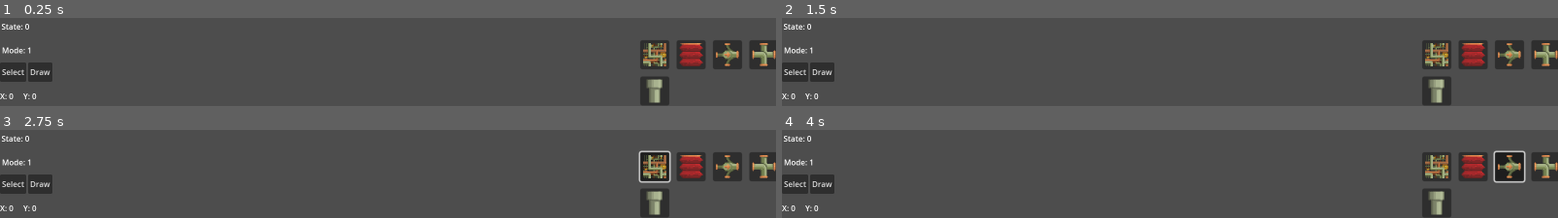
Above: before the commit, frames 1-4 (two rows, left to right).
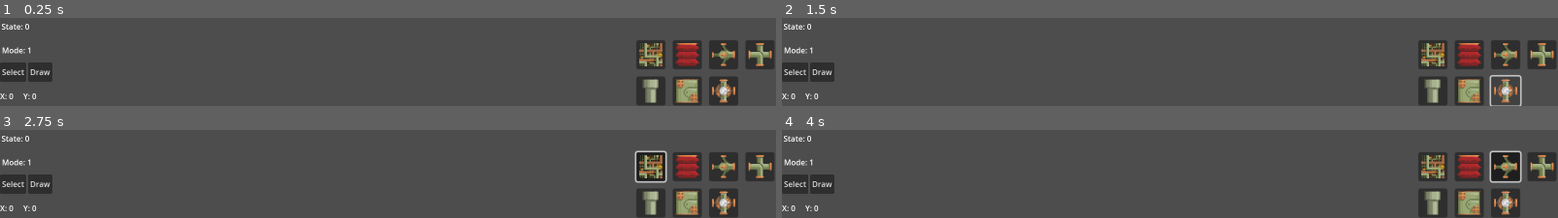
Above: after the commit, the same moments.

Repository: latoiste/Growtopia-Steam-Planner
Game: Godot game, scene res://scenes/main.tscn
Same seed, same stepped clock (60 frames per second), same inputs: the game is played once before the commit and once after it. The engine's default icon, where the game draws it, is replaced by a stand-in: a white triangle on a blue panel in a dark square.
Inputs (mouse positions are in pixels of both pictures, inside the frame that each line leads up to; where the layout moved, square brackets give the same spot in the first picture):
- Up to frame 1 (0.25 s): no input
- Up to frame 2 (1.5 s): click (1472, 91) at 0.52 s; click (1503, 91) at 1.27 s
- Up to frame 3 (2.75 s): click (651, 166) at 2 s
- Up to frame 4 (4 s): click (1472, 166) at 2.75 s; click (1503, 166) [1511, 166] at 3.5 s

The runs differ from the first frame. In frame 1, 5.9% of the frame differs, in the area x 82-100%, y 25-99%; in frame 2, 5.4%; in frame 3, 6.1%, in the area x 81-100%, y 23-99%; in frame 4, 6.1%.

Commit message:
feat: add steam crank and update steam sprite

Diff:
--- a/scenes/Steam.tscn
+++ b/scenes/Steam.tscn
@@ -1,16 +1,19 @@
 [gd_scene load_steps=3 format=3 uid="uid://btffcbbs7ojqg"]
 
 [ext_resource type="Script" uid="uid://bo5jfhwc13lu" path="res://scripts/Steam.gd" id="1_pvta1"]
-[ext_resource type="Texture2D" uid="uid://duay2cv17wwp" path="res://icon.svg" id="2_fls6p"]
+[ext_resource type="Texture2D" uid="uid://iul7ksprcqv2" path="res://block sprites/particles.png" id="2_pvta1"]
 
 [node name="Steam" type="Node2D"]
 script = ExtResource("1_pvta1")
+metadata/_edit_vertical_guides_ = [16.0]
+metadata/_edit_horizontal_guides_ = [16.0]
 
 [node name="Sprite2D" type="Sprite2D" parent="."]
-position = Vector2(4.0625, 4.0625)
-scale = Vector2(0.109375, 0.109375)
-texture = ExtResource("2_fls6p")
-offset = Vector2(36, 36)
+modulate = Color(1, 1, 1, 0.745098)
+z_index = 2
+position = Vector2(9, 9)
+scale = Vector2(0.75, 0.75)
+texture = ExtResource("2_pvta1")
 
 [node name="Timer" type="Timer" parent="."]
 wait_time = 20.0
--- a/scenes/UI/HUD.tscn
+++ b/scenes/UI/HUD.tscn
@@ -7,6 +7,8 @@
 [ext_resource type="Texture2D" uid="uid://cwxiuj43g3x1q" path="res://block sprites/Conductor/funnel.png" id="5_gawfp"]
 [ext_resource type="Texture2D" uid="uid://caro3onopftdx" path="res://block sprites/Conductor/crossover.png" id="6_tohwf"]
 [ext_resource type="Texture2D" uid="uid://dup3s4feusntq" path="res://block sprites/Conductor/pipes/pipe_base.png" id="7_e8ns6"]
+[ext_resource type="Texture2D" uid="uid://c7c7qhmg7cl5x" path="res://block sprites/Conductor/door_closed.png" id="8_a0qax"]
+[ext_resource type="Texture2D" uid="uid://b7q4dt2yrjsmi" path="res://block sprites/Conductor/crank_vertical.png" id="8_gawfp"]
 
 [sub_resource type="ButtonGroup" id="ButtonGroup_ucsqe"]
 
@@ -23,9 +25,9 @@
 anchor_top = 1.0
 anchor_right = 1.0
 anchor_bottom = 1.0
-offset_left = -272.0
+offset_left = -288.0
 offset_top = -136.0
-offset_right = -90.0
+offset_right = -98.0
 offset_bottom = -46.0
 grow_horizontal = 0
 grow_vertical = 0
@@ -43,8 +45,6 @@
 "
 icon = ExtResource("2_ucsqe")
 icon_alignment = 1
-script = ExtResource("2_7n4fj")
-metadata/_custom_type_script = "uid://b268wb8u5qkbr"
 
 [node name="Stomper" type="Button" parent="BlockContainer"]
 layout_mode = 2
@@ -52,8 +52,6 @@
 button_group = SubResource("ButtonGroup_ucsqe")
 icon = ExtResource("4_a0qax")
 icon_alignment = 1
-script = ExtResource("2_7n4fj")
-metadata/_custom_type_script = "uid://b268wb8u5qkbr"
 
 [node name="Funnel" type="Button" parent="BlockContainer"]
 layout_mode = 2
@@ -61,16 +59,12 @@
 button_group = SubResource("ButtonGroup_ucsqe")
 icon = ExtResource("5_gawfp")
 icon_alignment = 1
-script = ExtResource("2_7n4fj")
-metadata/_custom_type_script = "uid://b268wb8u5qkbr"
 
 [node name="Crossover" type="Button" parent="BlockContainer"]
 layout_mode = 2
 toggle_mode = true
 button_group = SubResource("ButtonGroup_ucsqe")
 icon = ExtResource("6_tohwf")
-script = ExtResource("2_7n4fj")
-metadata/_custom_type_script = "uid://b268wb8u5qkbr"
 
 [node name="Pipe" type="Button" parent="BlockContainer"]
 layout_mode = 2
@@ -80,8 +74,14 @@
 "
 icon = ExtResource("7_e8ns6")
 icon_alignment = 1
-script = ExtResource("2_7n4fj")
-metadata/_custom_type_script = "uid://b268wb8u5qkbr"
+
+[node name="Door" type="Button" parent="BlockContainer"]
+layout_mode = 2
+icon = ExtResource("8_a0qax")
+
+[node name="Crank" type="Button" parent="BlockContainer"]
+layout_mode = 2
+icon = ExtResource("8_gawfp")
 
 [node name="ModeContainer" type="HBoxContainer" parent="."]
 anchors_preset = -1
--- a/scenes/UI/IconButtonBase.tres
+++ /dev/null
@@ -1,12 +0,0 @@
-[gd_resource type="StyleBoxFlat" format=3 uid="uid://coe5oo8d6yw77"]
-
-[resource]
-bg_color = Color(0.164706, 0.164706, 0.164706, 1)
-corner_radius_top_left = 6
-corner_radius_top_right = 6
-corner_radius_bottom_right = 6
-corner_radius_bottom_left = 6
-expand_margin_left = 2.0
-expand_margin_top = 2.0
-expand_margin_right = 2.0
-expand_margin_bottom = 2.0
--- a/scenes/UI/IconButtonPressed.tres
+++ /dev/null
@@ -1,26 +0,0 @@
-[gd_resource type="Theme" load_steps=4 format=3 uid="uid://bd7rtikako68s"]
-
-[ext_resource type="StyleBox" uid="uid://coe5oo8d6yw77" path="res://scenes/UI/IconButtonBase.tres" id="1_82bo5"]
-
-[sub_resource type="StyleBoxEmpty" id="StyleBoxEmpty_ucsqe"]
-
-[sub_resource type="StyleBoxFlat" id="StyleBoxFlat_82bo5"]
-bg_color = Color(0.164706, 0.164706, 0.164706, 1)
-border_width_left = 2
-border_width_top = 2
-border_width_right = 2
-border_width_bottom = 2
-border_color = Color(0.877599, 0.424385, 0.191861, 1)
-corner_radius_top_left = 6
-corner_radius_top_right = 6
-corner_radius_bottom_right = 6
-corner_radius_bottom_left = 6
-expand_margin_left = 2.0
-expand_margin_top = 2.0
-expand_margin_right = 2.0
-expand_margin_bottom = 2.0
-
-[resource]
-Button/styles/focus = SubResource("StyleBoxEmpty_ucsqe")
-Button/styles/normal = ExtResource("1_82bo5")
-Button/styles/pressed = SubResource("StyleBoxFlat_82bo5")
--- a/scenes/UI/interact_button.tscn
+++ b/scenes/UI/interact_button.tscn
@@ -1,12 +1,6 @@
-[gd_scene load_steps=2 format=3 uid="uid://b7e8rb3hjjxep"]
-
-[ext_resource type="Script" uid="uid://jyy7cncuvjtl" path="res://scripts/UI/interact_button.gd" id="1_es383"]
+[gd_scene format=3 uid="uid://b7e8rb3hjjxep"]
 
 [node name="InteractButton" type="Button"]
 offset_right = 8.0
 offset_bottom = 8.0
 scale = Vector2(0.75, 0.75)
-script = ExtResource("1_es383")
-metadata/_custom_type_script = "uid://b268wb8u5qkbr"
-
-[connection signal="pressed" from="." to="." method="_on_pressed"]
--- /dev/null
+++ b/scenes/blocks/conductor/crank.tscn
@@ -0,0 +1,18 @@
+[gd_scene load_steps=4 format=3 uid="uid://jom8h5cpaflf"]
+
+[ext_resource type="Script" uid="uid://64we26jkojua" path="res://scripts/blocks/conductor/crank.gd" id="1_7rn34"]
+[ext_resource type="PackedScene" uid="uid://b7e8rb3hjjxep" path="res://scenes/UI/interact_button.tscn" id="2_7rn34"]
+[ext_resource type="Texture2D" uid="uid://b7q4dt2yrjsmi" path="res://block sprites/Conductor/crank_vertical.png" id="2_83hrd"]
+
+[node name="Crank" type="Node2D"]
+script = ExtResource("1_7rn34")
+metadata/_custom_type_script = "uid://coxi4dypyi3en"
+
+[node name="Sprite2D" type="Sprite2D" parent="."]
+position = Vector2(8, 8)
+scale = Vector2(0.5, 0.5)
+texture = ExtResource("2_83hrd")
+
+[node name="InteractButton" parent="." instance=ExtResource("2_7rn34")]
+
+[connection signal="pressed" from="InteractButton" to="." method="interact"]
--- /dev/null
+++ b/scenes/blocks/conductor/door.tscn
@@ -0,0 +1,18 @@
+[gd_scene load_steps=4 format=3 uid="uid://mf5yba3ubneh"]
+
+[ext_resource type="Script" uid="uid://0ygy7oo8q806" path="res://scripts/blocks/conductor/door.gd" id="1_11wsc"]
+[ext_resource type="Texture2D" uid="uid://c7c7qhmg7cl5x" path="res://block sprites/Conductor/door_closed.png" id="2_ji6w5"]
+[ext_resource type="PackedScene" uid="uid://b7e8rb3hjjxep" path="res://scenes/UI/interact_button.tscn" id="3_4gic2"]
+
+[node name="Door" type="Node2D"]
+script = ExtResource("1_11wsc")
+metadata/_custom_type_script = "uid://coxi4dypyi3en"
+
+[node name="Sprite2D" type="Sprite2D" parent="."]
+position = Vector2(8, 8)
+scale = Vector2(0.5, 0.5)
+texture = ExtResource("2_ji6w5")
+
+[node name="InteractButton" parent="." instance=ExtResource("3_4gic2")]
+
+[connection signal="pressed" from="InteractButton" to="." method="enter_steam"]
--- a/scripts/Steam.gd
+++ b/scripts/Steam.gd
@@ -3,6 +3,7 @@
 
 signal give_steam;
 
+@onready var sprite = $Sprite2D;
 @onready var timer = $Timer;
 
 var tween: Tween;
@@ -68,7 +69,7 @@
 	queue_free();
 
 func _process(delta: float) -> void:
-	#print(current_block);
 	if not current_block:
 		kill_steam();
 		print("killed")
+	sprite.rotation_degrees += 360 * delta;
--- a/scripts/UI/interact_button.gd
+++ /dev/null
@@ -1,6 +0,0 @@
-extends ButtonOverlay
-var cooldown_active: bool = false;
-
-#TODO ADD COOLDOWNNN NOWWWWWW
-func _on_pressed() -> void:
-	pass;
--- /dev/null
+++ b/scripts/blocks/conductor/crank.gd
@@ -0,0 +1,31 @@
+extends Conductor
+
+@onready var sprite = $Sprite2D;
+
+const CRANK_TEXTURES = [
+	preload("res://block sprites/Conductor/crank_vertical.png"),
+	preload("res://block sprites/Conductor/crank_horizontal.png"),
+]
+
+var is_switched: bool = false;
+const input_dir: Array[Vector2] = [Constants.UP, Constants.DOWN];
+const output_dir: Array[Vector2] = [Constants.UP, Constants.DOWN];
+
+func enter():
+	super();
+	new_block("crank", "conductor", true, false, output_dir, input_dir);
+
+func get_next_dir(_prev_dir: Vector2 = Constants.NO_DIR):
+	output_direction = [_prev_dir];
+	return super();
+
+func interact():
+	rotate_dir(input_direction);
+	is_switched = not is_switched;
+
+	sprite.texture = CRANK_TEXTURES[1 if is_switched else 0];
+
+func rotate_dir(directions: Array[Vector2]):
+	for i in range(directions.size()):
+		var dir = directions[i];
+		directions[i] = Vector2(dir.y, -dir.x);
--- a/scripts/blocks/conductor/crossover.gd
+++ b/scripts/blocks/conductor/crossover.gd
@@ -9,12 +9,12 @@
 	super();
 	new_block("crossover", "conductor", false, true, output_dir, input_dir);
 
-func get_next_dir(prev_dir: Vector2 = Constants.NO_DIR) -> Vector2:
+func get_next_dir(_prev_dir: Vector2 = Constants.NO_DIR) -> Vector2:
 	# if prev dir is vertical
-	if prev_dir.x == 0:
-		output_dir = [Vector2(prev_dir.y, -prev_dir.x)];
+	if _prev_dir.x == 0:
+		output_dir = [Vector2(_prev_dir.y, -_prev_dir.x)];
 	else:
-		output_dir = [Vector2(-prev_dir.y, prev_dir.x)];
+		output_dir = [Vector2(-_prev_dir.y, _prev_dir.x)];
 
 	if sprite.flip_h:
 		output_dir[0] *= -1;
--- /dev/null
+++ b/scripts/blocks/conductor/door.gd
@@ -0,0 +1,19 @@
+extends Conductor
+
+@onready var sprite = $Sprite2D;
+
+const DOOR_TEXTURES = [
+	preload("res://block sprites/Conductor/door_closed.png"),
+	preload("res://block sprites/Conductor/door_open.png"),
+]
+
+var is_open: bool = false;
+var input_dir: Array[Vector2] = Constants.ALL_DIR;
+
+func enter():
+	super();
+	new_block("door", "conductor", true, false, [], input_dir);
+
+func enter_steam():
+	is_open = not is_open;
+	sprite.texture = DOOR_TEXTURES[1 if is_open else 0];
--- a/scripts/blocks/conductor/funnel.gd
+++ b/scripts/blocks/conductor/funnel.gd
@@ -9,7 +9,7 @@
 	super();
 	new_block("funnel", "conductor", false, true, output_dir, input_dir);
 
-func get_next_dir(prev_dir: Vector2 = Constants.NO_DIR) -> Vector2:
+func get_next_dir(_prev_dir: Vector2 = Constants.NO_DIR) -> Vector2:
 	if sprite.flip_h:
 		output_dir = [Constants.LEFT];
 	else:
--- a/scripts/blocks/conductor/tubes.gd
+++ b/scripts/blocks/conductor/tubes.gd
@@ -1,7 +1,7 @@
 extends Conductor
 
-var input_dir: Array[Vector2] = Constants.ALL_DIR;
-var output_dir: Array[Vector2] = Constants.ALL_DIR;
+const input_dir: Array[Vector2] = Constants.ALL_DIR;
+const output_dir: Array[Vector2] = Constants.ALL_DIR;
 
 func enter():
 	super();
--- a/scripts/classes/Block.gd
+++ b/scripts/classes/Block.gd
@@ -31,7 +31,7 @@
 	self.flippable = flippable;
 	set_direction(output_dir, input_dir);
 
-func set_direction(output_dir: Array[Vector2], input_dir: Array[Vector2]):
+func set_direction(output_dir: Array[Vector2] = [], input_dir: Array[Vector2] = []):
 	output_direction = output_dir.duplicate();
 	input_direction = input_dir.duplicate();
 
--- a/scripts/classes/Conductor.gd
+++ b/scripts/classes/Conductor.gd
@@ -14,15 +14,18 @@
 	for block in surrounding_blocks:
 		if block is Pipe:
 			if not force_update_sprite.is_connected(block.update_sprite):
-				force_update_sprite.connect(block.update_sprite);
+				force_update_sprite.connect(block.update_sprite, CONNECT_ONE_SHOT);
 			force_update_sprite.emit()
 
-func get_next_dir(prev_dir: Vector2 = Constants.NO_DIR) -> Vector2:
-	if prev_dir:
-		change_dir_order(prev_dir);
+func get_next_dir(_prev_dir: Vector2 = Constants.NO_DIR) -> Vector2:
+	if _prev_dir:
+		change_dir_order(_prev_dir);
 	return super();
 
 func change_dir_order(prev_dir: Vector2) -> void:
+	if output_direction.is_empty():
+		return;
+
 	match prev_dir:
 		Constants.UP:
 			output_direction = [Constants.UP,
--- a/scripts/constants/ScenePaths.gd
+++ b/scripts/constants/ScenePaths.gd
@@ -6,6 +6,8 @@
 const FUNNEL_SCENE = "res://scenes/blocks/conductor/funnel.tscn"
 const CROSSOVER_SCENE = "res://scenes/blocks/conductor/crossover.tscn"
 const PIPE_SCENE = "res://scenes/blocks/conductor/pipe.tscn"
+const DOOR_SCENE = "res://scenes/blocks/conductor/door.tscn"
+const CRANK_SCENE = "res://scenes/blocks/conductor/crank.tscn"
 
 #EFFECT SCENES
 const STEAM_SCENE = "res://scenes/Steam.tscn"
--- a/scripts/world_manager.gd
+++ b/scripts/world_manager.gd
@@ -74,6 +74,10 @@
 			BlockScene = preload(ScenePaths.CROSSOVER_SCENE);
 		"pipe":
 			BlockScene = preload(ScenePaths.PIPE_SCENE);
+		"door":
+			BlockScene = preload(ScenePaths.DOOR_SCENE);
+		"crank":
+			BlockScene = preload(ScenePaths.CRANK_SCENE);
 		_:
 			print("SELECTED BLOCK RUSAK CUY")
 
Binary file added: block sprites/particles.png
Not shown, added: block sprites/particles.png.import
Not shown: 1 places in scenes/UI/HUD.tscn that only renumber resources
Not shown, removed: scripts/UI/interact_button.gd.uid
Not shown, added: scripts/blocks/conductor/crank.gd.uid
Not shown, added: scripts/blocks/conductor/door.gd.uid
